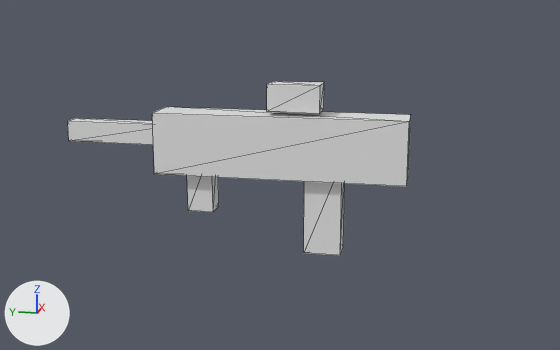
Before and after pictures for a commit that changed the glTF model TacticalStrike/app/src/main/assets/models/weapon_mp7.gltf.
Camera for both pictures: a 50 mm camera at (-1.005, -0.12, 0.209) aimed at (0.003, 0.082, -0.043). Arrows for +X, +Y and +Z are at lower left; the lights stay in place. The older version comes first. Mesh edges are drawn as thin lines. Materials are left out; every surface is plain grey. Vertices at exactly the same position are counted once.

The first picture shows 'weapon_mp7'.
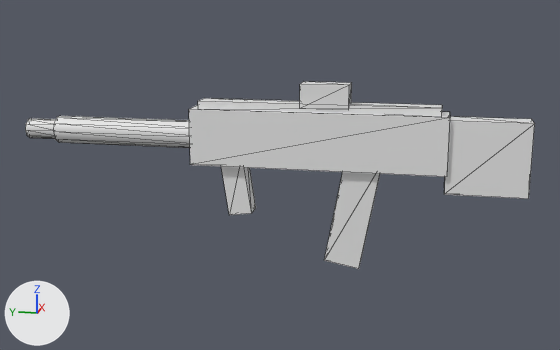
What changed in the scene script:
```text
Change me_weapon_mp7:
    used by ob_weapon_mp7; location = (0.0, 0.0, 0.0)
    remove me_weapon_mp7.from_pydata(...)  # 40 vertices, 60 faces; spans x -0.028..0.028, y -0.09..0.38, z -0.145..0.083
    add me_weapon_mp7.from_pydata(...)  # 100 vertices, 164 faces; spans x -0.023..0.023, y -0.242..0.445, z -0.163..0.084
    me_weapon_mp7 part 1: a new loose piece, a box spanning x -0.023..0.023, y -0.14..0.2, z -0.028..0.048
    me_weapon_mp7 part 2: a new loose piece, a box spanning x -0.014..0.014, y -0.13..0.19, z 0.046..0.058
    me_weapon_mp7 part 3: a new loose piece, a 10-sided cylinder along y spanning x -0.019..0.019, y 0.16..0.4, z -0.008..0.028
    me_weapon_mp7 part 4: a new loose piece, a 10-sided cylinder along y spanning x -0.014..0.014, y 0.395..0.445, z -0.003..0.023
    me_weapon_mp7 part 5: the loose piece of 8 vertices spanning x -0.015..0.015, y 0.172..0.208, z -0.095..-0.005 is turned -8.6 degrees about the x axis through its middle and scaled by 0.922, then moved by (0.0, -0.05, -0.005)
    me_weapon_mp7 part 6: a new loose piece, a box spanning x -0.017..0.017, y -0.242..-0.138, z -0.053..0.043
    me_weapon_mp7 part 7: a new loose piece, a box spanning x -0.015..0.015, y -0.012..0.052, z 0.052..0.084
    me_weapon_mp7 part 8: the loose piece of 8 vertices spanning x -0.014..0.014, y 0.22..0.38, z -0.004..0.024 is deleted
    me_weapon_mp7 part 9: the loose piece of 8 vertices spanning x -0.018..0.018, y 0.025..0.095, z 0.047..0.083 is deleted
    me_weapon_mp7 part 10: the loose piece of 8 vertices spanning x -0.017..0.017, y -0.005..0.045, z -0.145..-0.015 is deleted
    me_weapon_mp7 part 11
    8 vertices are removed from x -0.028..0.028, y -0.09..0.25, z -0.042..0.042
    12 faces are deleted
    8 vertices are added at x -0.015..0.015, y -0.057..0.017, z -0.163..-0.007
    12 new faces join them
    other edits to the shape of me_weapon_mp7 do not show in these pictures
```

Boxes (x1, y1, x2, y2) around the edits, measured in the pictures (560 x 350 px; the box of a moved part takes in the faces that stretch with it):
'weapon_mp7', reshaped (49% wider, 8% taller): before (68, 81, 411, 255); after (25, 81, 535, 269)
part 1 of me_weapon_mp7, added: after (189, 105, 450, 177)
part 2 of me_weapon_mp7, added: after (198, 98, 442, 116)
part 3 of me_weapon_mp7, added: after (53, 116, 190, 148)
part 4 of me_weapon_mp7, added: after (25, 118, 56, 139)
part 5 of me_weapon_mp7, moved or reshaped: before (187, 176, 219, 212); after (221, 166, 256, 215)
part 6 of me_weapon_mp7, added: after (444, 116, 535, 199)
part 7 of me_weapon_mp7, added: after (300, 81, 352, 110)
part 8 of me_weapon_mp7, deleted: before (68, 118, 153, 145)
part 9 of me_weapon_mp7, deleted: before (267, 81, 324, 114)
part 10 of me_weapon_mp7, deleted: before (304, 181, 344, 255)
part 11 of me_weapon_mp7, moved or reshaped: before (152, 107, 411, 186); after (324, 172, 380, 269)
